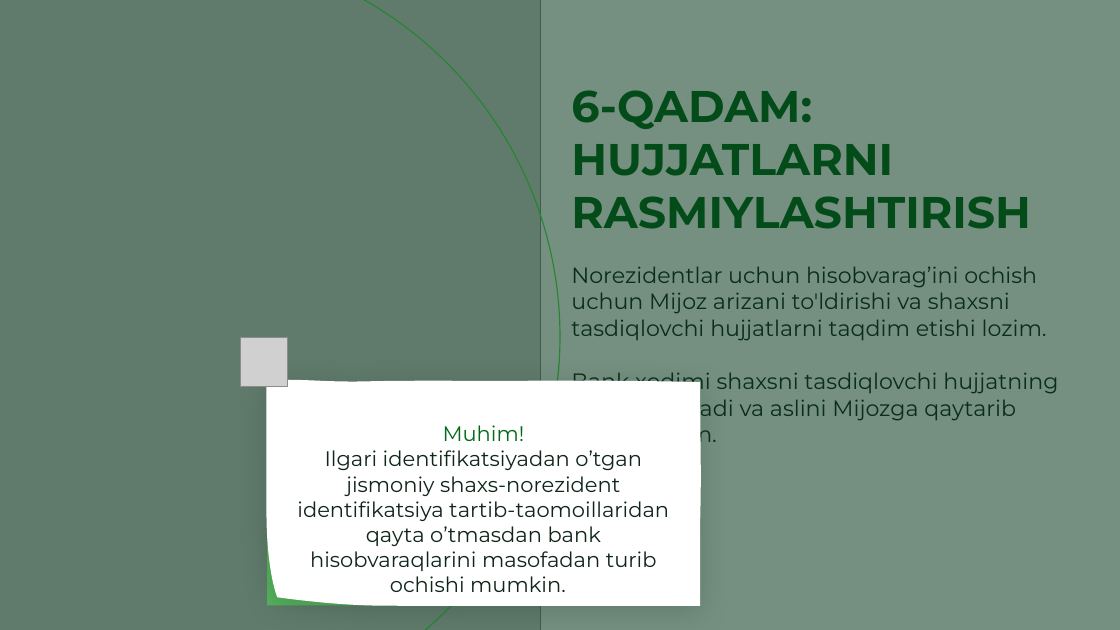
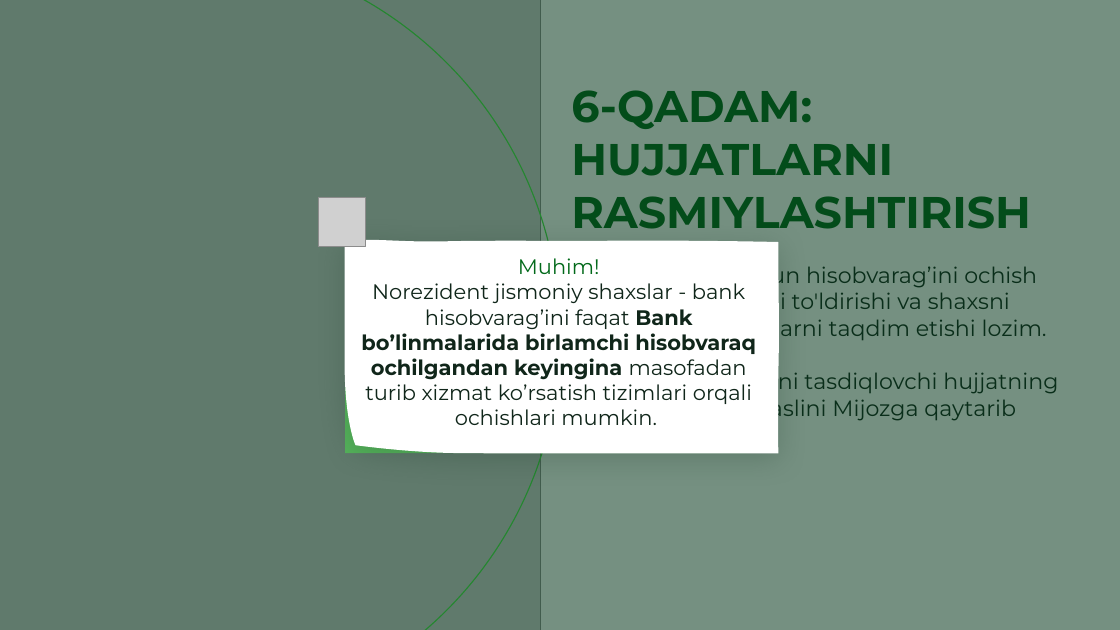
Before and after one commit to pusijuice5-coder/-1, a slide deck: slide 81 of OVZ_kurs_nerezidenty_novyj_dizajn.pptx. Drawn at 1120x630 pixels with LibreOffice and Linux fonts; fonts in the diff are those of the drawing; grey boxes stand for pictures; background and template pictures are left out. Boxes give left, top, right and bottom in pixels: in the first picture for what was removed or moved away, otherwise in the second. Text is boxed around its words. In the diff, an @@ line names an element or a change of style, - is before the commit and + after.

```diff
--- a/OVZ_kurs_nerezidenty_novyj_dizajn.pptx
+++ b/OVZ_kurs_nerezidenty_novyj_dizajn.pptx
@@ picture: place and size @@
-picture at [240, 338, 287, 386]
+picture at [318, 197, 365, 246]
@@ freeform shape: place and size @@
-freeform shape at [266, 377, 702, 606]
+freeform shape at [344, 238, 780, 454]
@@ text at [361, 258, 756, 425]: text changed @@
-Muhim!
-Ilgari identifikatsiyadan o’tgan jismoniy shaxs-norezident identifikatsiya tartib-taomoillaridan qayta o’tmasdan bank hisobvaraqlarini masofadan turib ochishi mumkin.
+Muhim!
+Norezident jismoniy shaxslar - bank hisobvarag’ini faqat Bank bo’linmalarida birlamchi hisobvaraq ochilgandan keyingina masofadan turib xizmat ko’rsatish tizimlari orqali ochishlari mumkin.
@@ freeform shape: place and size @@
-freeform shape at [267, 492, 669, 606]
+freeform shape at [345, 345, 747, 453]
```
Also in this commit, not shown: 27 other slides changed, 3 other files.
